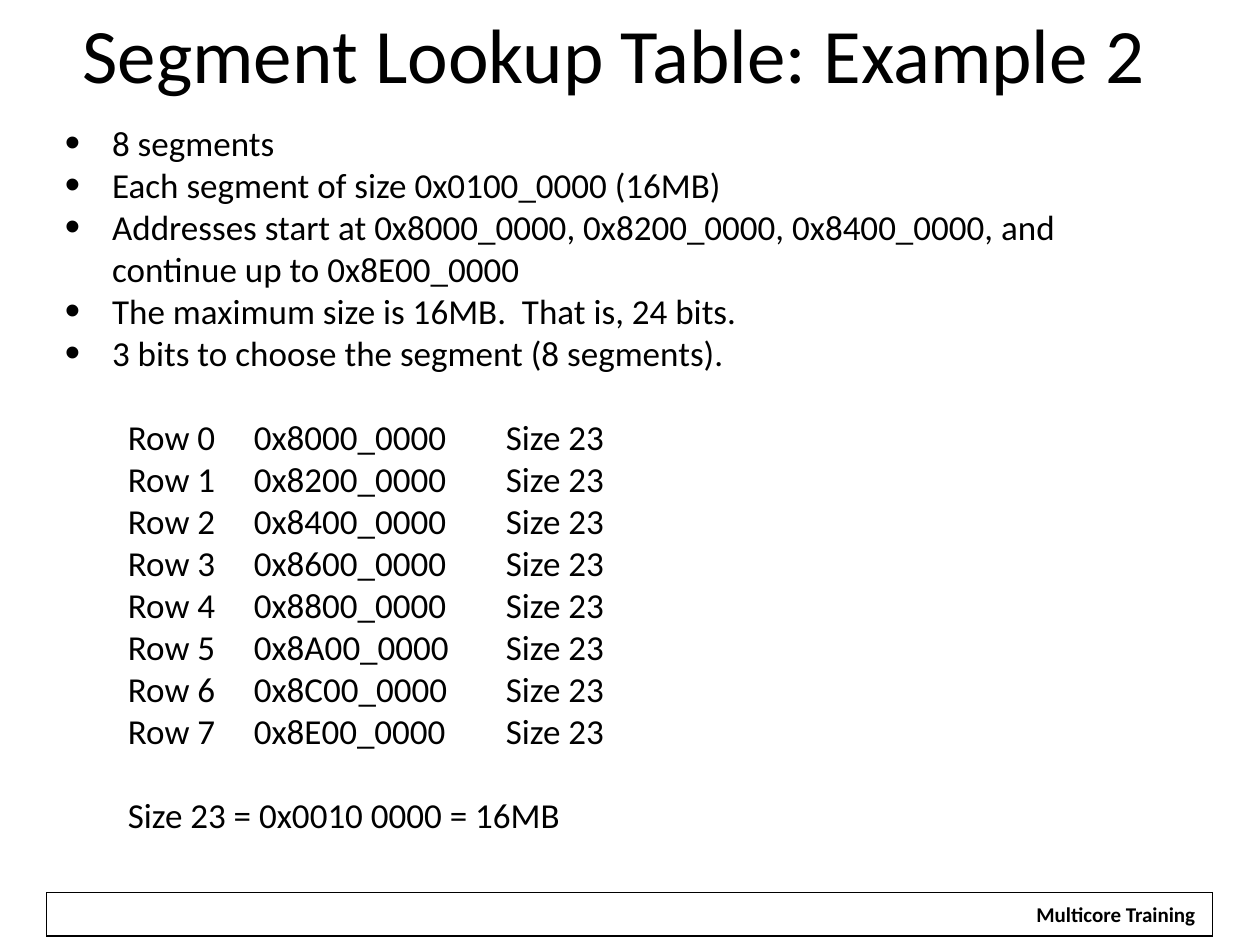
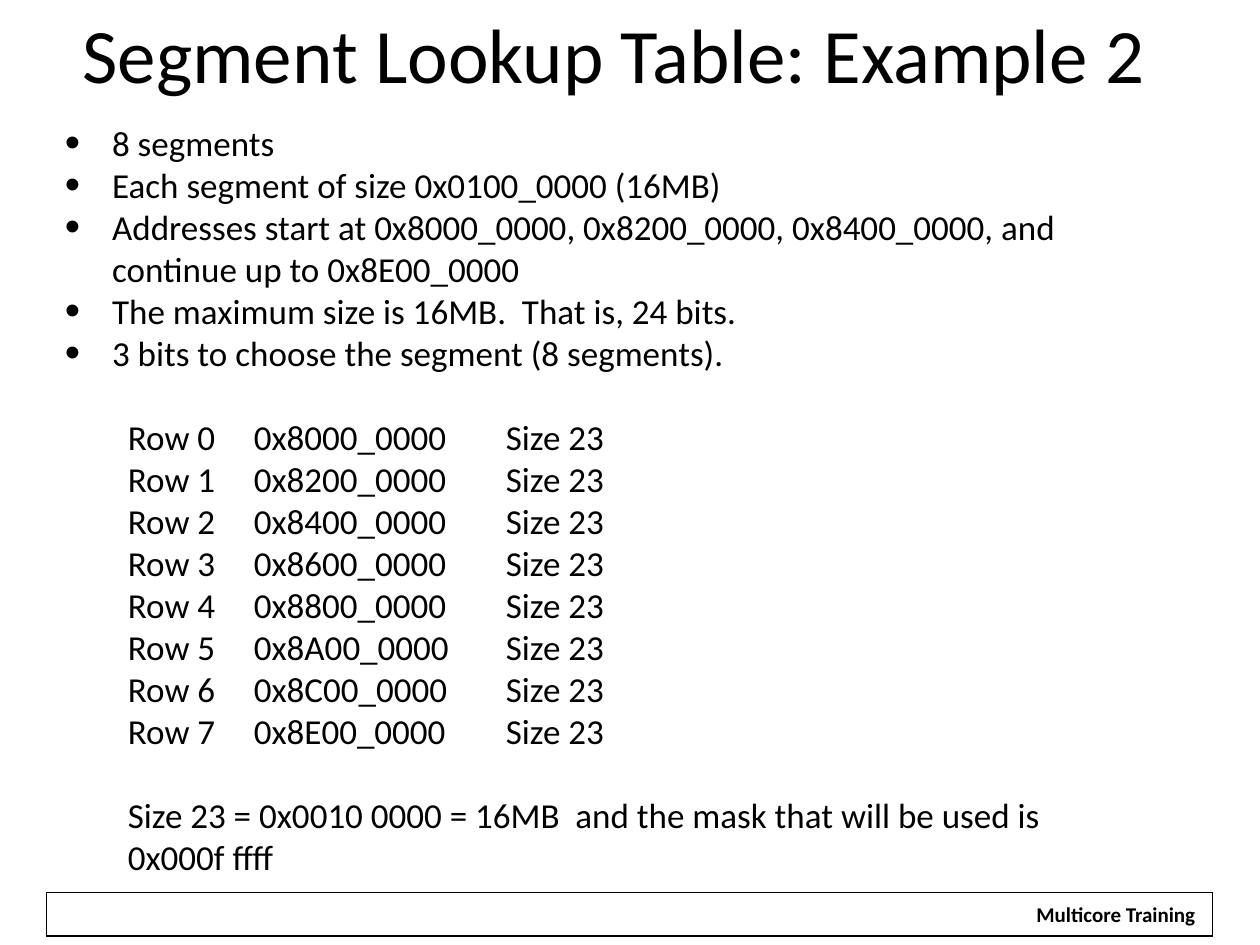
Before and after one commit to hari1989/keystone-workshop, a slide deck: slide 22 of slides/Intro to Hyperlink.pptx. Drawn at 1260x945 pixels with LibreOffice and Linux fonts; fonts in the diff are those of the drawing; background and template pictures are left out. Boxes give left, top, right and bottom in pixels: in the first picture for what was removed or moved away, otherwise in the second. Text is boxed around its words. In the diff, an @@ line names an element or a change of style, - is before the commit and + after.

```diff
--- a/slides/Intro to Hyperlink.pptx
+++ b/slides/Intro to Hyperlink.pptx
@@ text at (x1=128, y1=803, x2=1040, y2=871): text changed @@
-  Size 23 = 0x0010 0000 = 16MB
+  Size 23 = 0x0010 0000 = 16MB and the mask that will be used is
+  0x000f ffff
```
Also in this commit, not shown: 11 other slides changed.
